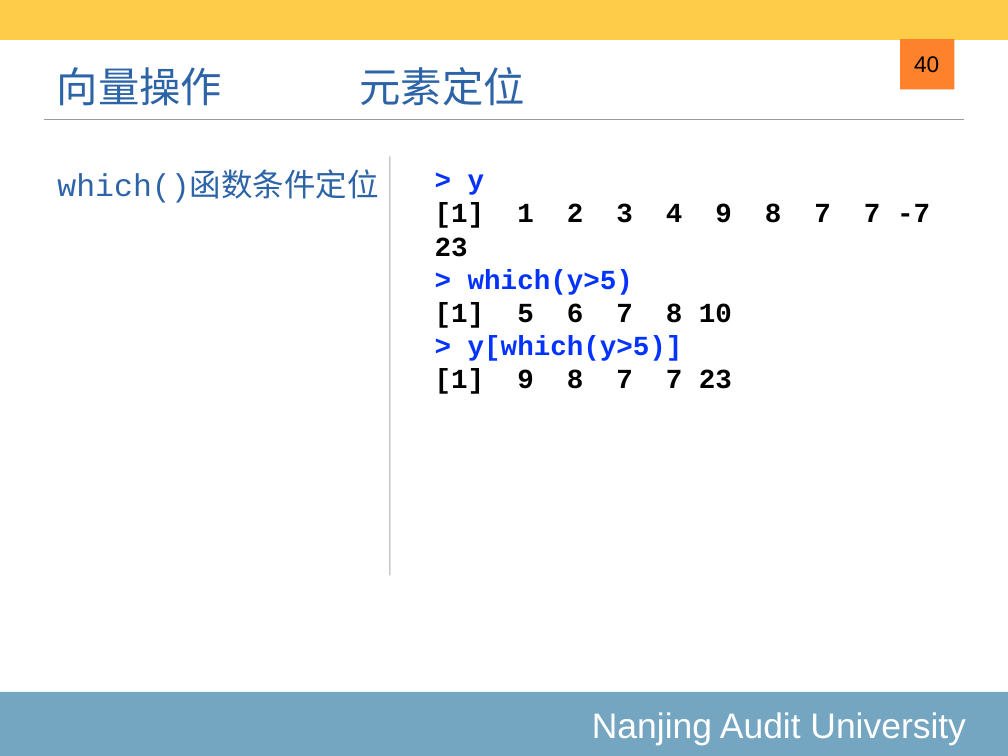
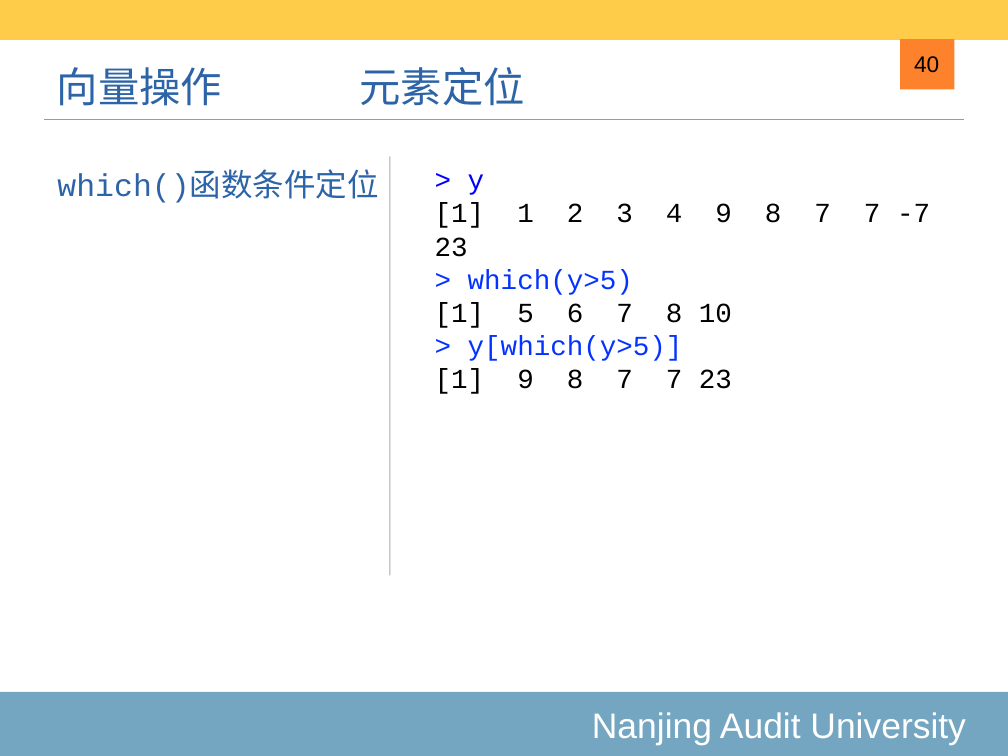
Before and after one commit to exoplanetX/DataAnalytics, a slide deck: slide 40 of 2020-2-基础数据结构.pptx. Drawn at 1008x756 pixels with LibreOffice and Linux fonts; fonts in the diff are those of the drawing. Boxes give left, top, right and bottom in pixels: in the first picture for what was removed or moved away, otherwise in the second. Text is boxed around its words. In the diff, an @@ line names an element or a change of style, - is before the commit and + after.

```diff
--- a/2020-2-基础数据结构.pptx
+++ b/2020-2-基础数据结构.pptx
@@ text "> y" at [435,174,732,394]: text colour #0433FF to #0000FF in "> y"; bold off @@
```
Also in this commit, not shown: 1 other slide changed.
